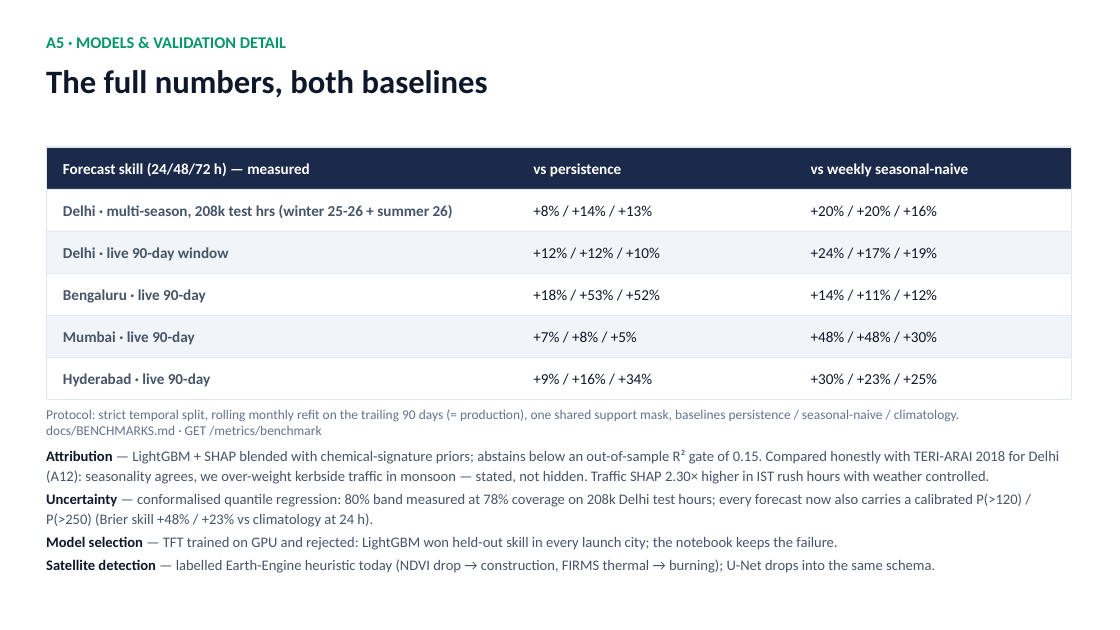
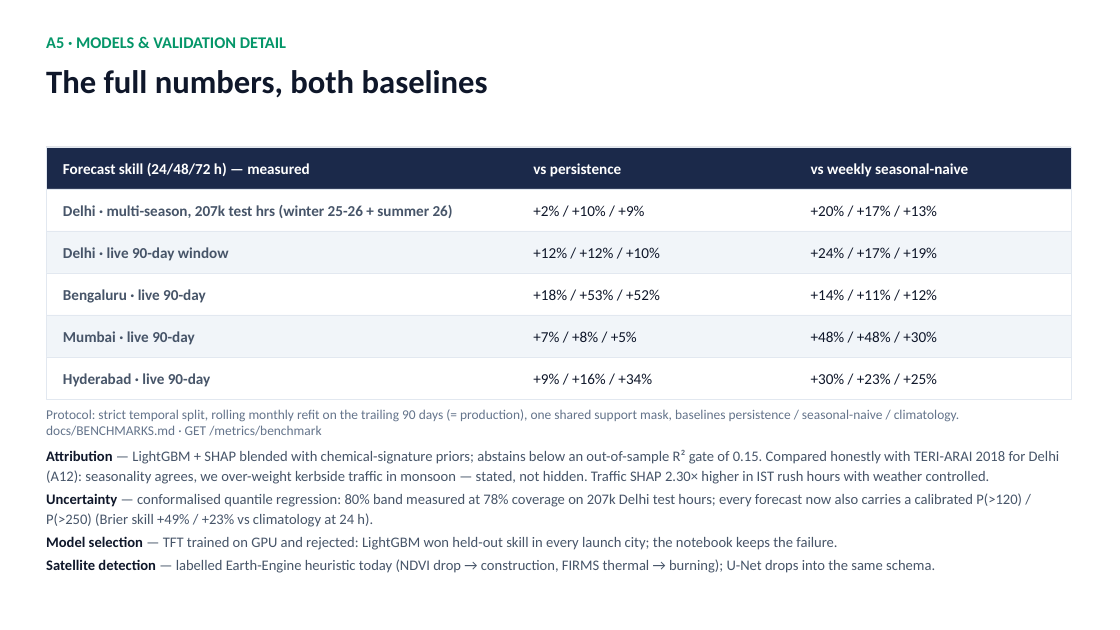
Before and after one commit to omkarrr88/VayuNetra, a slide deck: slide 15 of docs/VayuNetra_Pitch.pptx. Drawn at 1120x630 pixels with LibreOffice and Linux fonts; fonts in the diff are those of the drawing. Boxes give left, top, right and bottom in pixels: in the first picture for what was removed or moved away, otherwise in the second. Text is boxed around its words. In the diff, an @@ line names an element or a change of style, - is before the commit and + after.

```diff
--- a/docs/VayuNetra_Pitch.pptx
+++ b/docs/VayuNetra_Pitch.pptx
@@ text at [63, 205, 453, 218]: text changed @@
-Delhi · multi-season, 208k test hrs (winter 25-26 + summer 26)
+Delhi · multi-season, 207k test hrs (winter 25-26 + summer 26)
@@ text at [533, 205, 644, 216]: text changed @@
-+8% / +14% / +13%
++2% / +10% / +9%
@@ text at [811, 205, 937, 216]: text changed @@
-+20% / +20% / +16%
++20% / +17% / +13%
@@ text at [46, 493, 1022, 527]: text changed @@
-Uncertainty — conformalised quantile regression: 80% band measured at 78% coverage on 208k Delhi test hours; every forecast now also carries a calibrated P(>120) / P(>250) (Brier skill +48% / +23% vs climatology at 24 h).
+Uncertainty — conformalised quantile regression: 80% band measured at 78% coverage on 207k Delhi test hours; every forecast now also carries a calibrated P(>120) / P(>250) (Brier skill +49% / +23% vs climatology at 24 h).
```
Also in this commit, not shown: 2 other slides changed, 21 other files.
